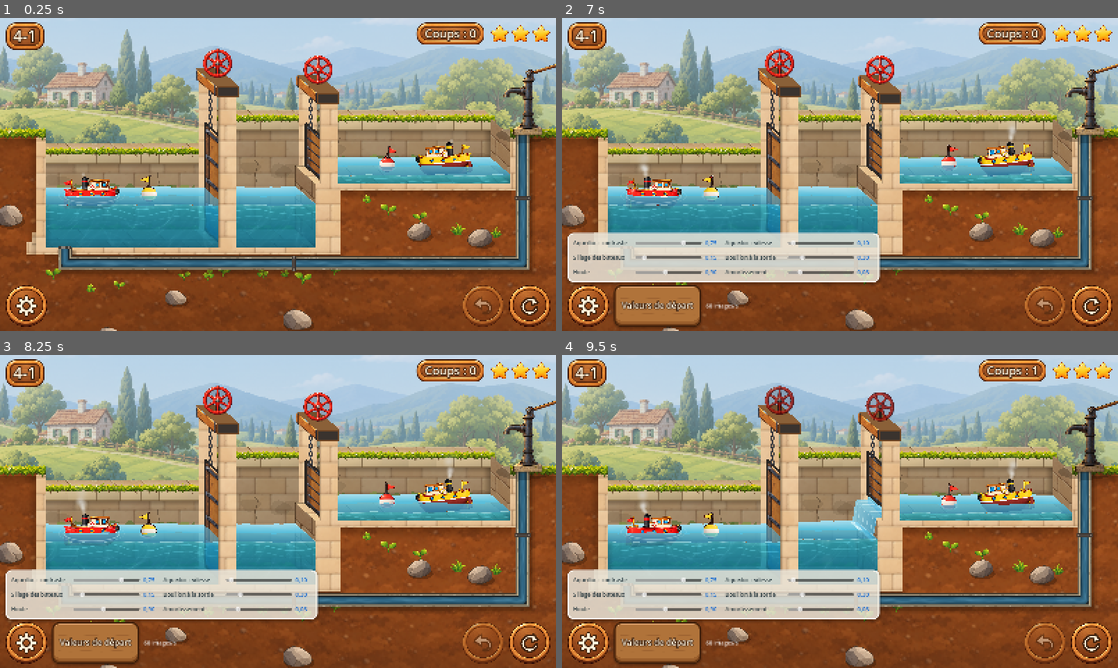
Above: before the commit, frames 1-4 (two rows, left to right).
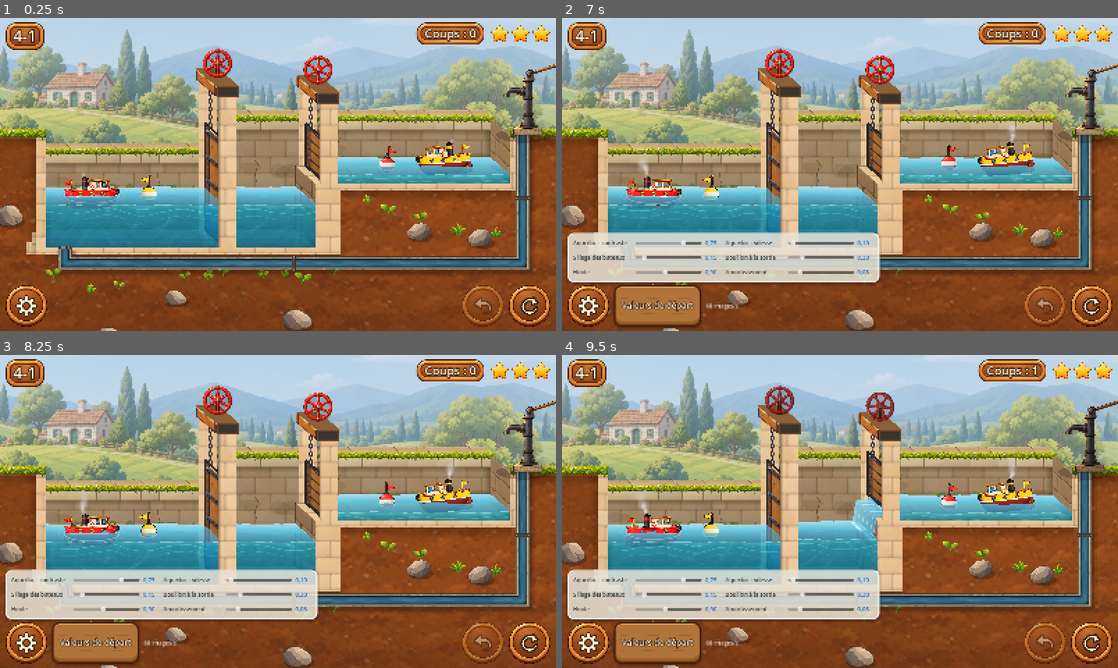
Above: after the commit, the same moments.

Repository: VincentDebaty/station
Game: Godot game, scene res://principal.tscn
Two runs of this game, one before a commit and one after it. Both use one fixed random seed, a clock stepped at 60 frames per second and the inputs below.
Inputs (mouse positions are in pixels of both pictures, inside the frame that each line leads up to):
- Up to frame 1 (0.25 s): no input
- Up to frame 2 (7 s): click (1090, 305) at 0.5 s; click (589, 305) at 1.25 s; click "Valeurs de départ" at 2 s; click (1090, 305) at 2.75 s; click (589, 305) at 3.52 s; click (1090, 305) at 4.25 s; click (589, 305) at 5 s; click "Valeurs de départ" at 5.75 s; click "Valeurs de départ" at 6.5 s
- Up to frame 3 (8.25 s): move the mouse to (400, 495) at 7.27 s; click (400, 495) at 7.42 s; move the mouse to (166, 527) at 8.02 s; click (166, 527) at 8.17 s
- Up to frame 4 (9.5 s): move the mouse to (895, 442) at 8.77 s; click (895, 442) at 8.92 s

The runs differ from the first frame. In frame 2, less than 0.1% of the frame differs, in the area x 13-82%, y 36-51%; in frame 3, less than 0.1%, in the area x 13-82%, y 32-50%; in frame 4, less than 0.1%.

Commit message:
Le trop-plein se voit : l'eau qui dépasse la crête d'une porte fermée passe par-dessus et tombe de l'autre côté
Vincent voulait faire déborder le bief amont du 4-1 en pompant, et n'y
arrivait pas sans comprendre pourquoi. Le moteur le dit : une porte fermée a
pour seuil sa crête (5). Le bief s'arrête au ras de la crête, et le surplus
passe dans le sas (2 → 3,2 au dernier coup de pompe). Puis la pompe s'arrête,
le bief aval étant vide. Rien de cela ne se voyait.

Une porte fermée dont l'écoulement atteint la crête montre maintenant une
nappe sur toute la largeur du canal, du haut du vantail jusqu'à l'eau d'en
bas, tant que le bassin d'en bas monte. Comme pour la levée du village, ce
bassin ne commence à monter qu'au moment du débordement. Rendu seulement :
oracle vert. Le vrai débordement hors du canal (déversoir, eau perdue sur le
pré, village à protéger) reste à essayer comme nouveau système.

Filmé sur le 4-1 (coups 0, 0, P0, P0, P0).

Co-Authored-By: Claude Opus 5.5 <noreply@anthropic.com>

Diff:
--- a/prototypes/ecluses-godot/canal.gd
+++ b/prototypes/ecluses-godot/canal.gd
@@ -80,6 +80,7 @@
 var _pompage := -1    # la pompe en train de pomper, pendant l'écoulement
 var rigoles := {}     # liaison -> Rigole, la berge de terre que l'on creuse
 var mares := {}       # bassin -> Mare, la cuvette naturelle sur le pré
+var trop_pleins := {}  # porte -> Jet, l'eau qui passe par-dessus une porte fermée
 var debordements := {} # liaison -> vrai : une levée que l'eau peut franchir
 var levees_noyees := {} # liaison -> le nœud qui dessine l'eau sur sa crête (vue d'en haut)
 var coupes_noyees := {} # liaison -> l'Eau de sa coupe
@@ -314,6 +315,15 @@
 		jt.z_index = 2
 		add_child(jt)
 		jets_pompe[i] = jt
+	# le trop-plein d'une porte fermée : quand l'amont atteint sa crête, l'eau
+	# passe par-dessus le vantail et tombe de l'autre côté (Vincent : on
+	# remplissait le bief amont sans voir que le surplus filait au sas)
+	for i in portes:
+		var tp := Jet.new()
+		tp.profondeur = D
+		tp.z_index = 2
+		add_child(tp)
+		trop_pleins[i] = tp
 	# les hausses : leurs planches dans la couche des vantaux (vues à travers
 	# l'eau), leurs poteaux devant et au fond
 	for i in N["liaisons"].size():
@@ -1544,7 +1554,10 @@
 	# Le bassin derrière une levée ne se remplit qu'une fois l'eau arrivée à sa
 	# crête : avant, tous les niveaux glissaient ensemble, et le village
 	# s'inondait avant que l'eau ne déborde (Vincent).
-	for g in debordements:
+	var par_dessus: Array = debordements.keys()
+	for g in portes:
+		if _porte_close(g): par_dessus.append(g)
+	for g in par_dessus:
 		var crete := float(N["liaisons"][g]["crete"])
 		for c in [[g + 1, g], [g, g + 1]]:          # [qui monte au-dessus de la crête, qui reçoit]
 			var h: int = c[0]
@@ -1553,7 +1566,8 @@
 			var ap_h: float = _ecou["apres"][h]
 			var ap_l: float = _ecou["apres"][l]
 			var av_l: float = _ecou["avant"][l]
-			if ap_l - av_l < 1e-4 or av_h >= crete or ap_h <= crete: continue
+			# (une porte fermée qui déborde : l'amont s'arrête AU ras de la crête)
+			if ap_l - av_l < 1e-4 or av_h >= crete - 1e-6 or ap_h < crete - 1e-6: continue
 			# l'instant où le niveau affiché de h passe la crête, ramené à 0,75
 			# au plus pour que l'inondation ait le temps de se voir
 			var p0 := 1.0 - sqrt(clampf((crete - ap_h) / (av_h - ap_h), 0.0, 1.0))
@@ -1582,7 +1596,11 @@
 		var film := 0.1 * minf(1.0, p * 8.0) * minf(1.0, (1.0 - p) * 5.0)
 		vue_niv[i] = maxf(vue_niv[i], fond + film)
 	for i in eaux.size(): eaux[i].remous = move_toward(eaux[i].remous, 0.0, dt * 0.8)
+	for i in trop_pleins: trop_pleins[i].force = 0.0
 	for i in _ecou["flux"].size():
+		if portes.has(i) and _porte_close(i) and absf(float(_ecou["flux"][i])) > 0.01 and _deborde(i):
+			_trop_plein(i, float(_ecou["flux"][i]))
+			continue
 		if aqueducs.has(i): _aqueduc(i, _ecou["flux"][i], dt)
 		elif rigoles.has(i): _jet_rigole(i, _ecou["flux"][i], dt)
 		elif debordements.has(i): _jet_mur(i, _ecou["flux"][i], dt)
@@ -1616,6 +1634,7 @@
 		_ecou = {}
 		for aq in aqueducs.values(): aq.couler(0.0, 1)
 		for jt in jets.values(): jt.force = 0.0
+		for jt in trop_pleins.values(): jt.force = 0.0
 		for rg in rigoles.values(): rg.debit = 0.0
 		ecoulement_fini.emit()
 
@@ -1734,6 +1753,40 @@
 	eaux[l].remous = maxf(eaux[l].remous, jt.force * 0.5)
 	if randf() < 0.5:
 		eaux[l].impulsion(jt.chute().x, randf_range(-0.5, 1.0) * jt.force * Reglages.v("bouillon") * 2.0, 20.0)
+
+# Une porte fermée : ni levée, ni entrouverte, ni vanne ouverte.
+func _porte_close(g: int) -> bool:
+	var po: Porte = portes[g]
+	return not po._leve and not po._entrouvert and not (po.a_vanne and po.vanne_ouverte)
+
+# L'écoulement de ce coup passe-t-il par-dessus la crête de la porte g ? (un
+# des deux côtés atteint la crête à l'arrivée)
+func _deborde(g: int) -> bool:
+	var crete := float(N["liaisons"][g]["crete"])
+	return maxf(float(_ecou["apres"][g]), float(_ecou["apres"][g + 1])) >= crete - 1e-6
+
+# La nappe qui passe par-dessus le vantail fermé : de la crête, sur toute la
+# largeur du canal, jusqu'à l'eau d'en bas ; tant que le bassin d'en bas monte.
+func _trop_plein(g: int, flux: float) -> void:
+	var jt: Jet = trop_pleins[g]
+	var sens := 1.0 if flux > 0 else -1.0
+	var l := g + 1 if flux > 0 else g
+	var reste: float = float(_ecou["apres"][l]) - vue_niv[l]
+	if reste < 0.003:
+		jt.force = 0.0
+		return
+	var crete := float(N["liaisons"][g]["crete"])
+	var xc := X(gl[g][0] + gl[g][1]) * 0.5
+	jt.force = 0.75
+	jt.sens = sens
+	jt.fente = 9.0
+	jt.depart_x = xc
+	jt.origine = Vector2(xc + sens * 10.0, Y(crete) - 4.0)
+	jt.vantail_x = xc
+	jt.y_seuil = 0.0
+	jt.haut_veine = 0.0
+	jt.surface_bas = minf(eaux[l].hauteur_a(xc + sens * 50.0), eaux[l].fond_y)
+	eaux[l].remous = maxf(eaux[l].remous, 0.4)
 
 # L'eau sur une levée noyée : la coupe (de la crête à la surface, au moins
 # 5 px pour qu'on la voie) et sa surface vue d'en haut, de bord à bord. Elle
